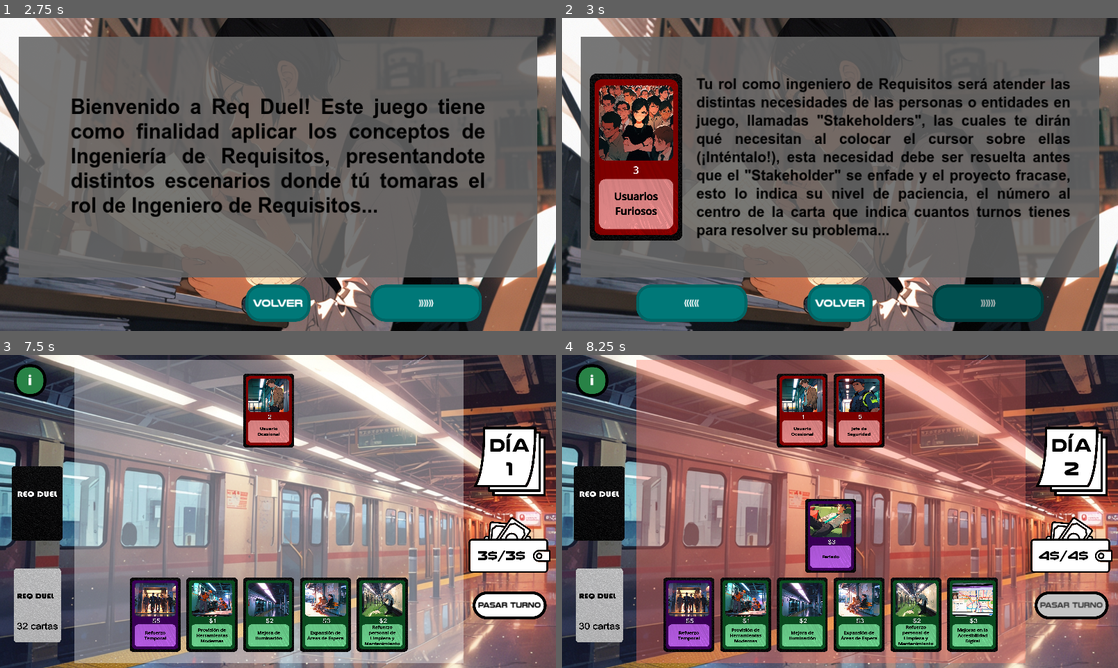
Above: before the commit, frames 1-4 (two rows, left to right).
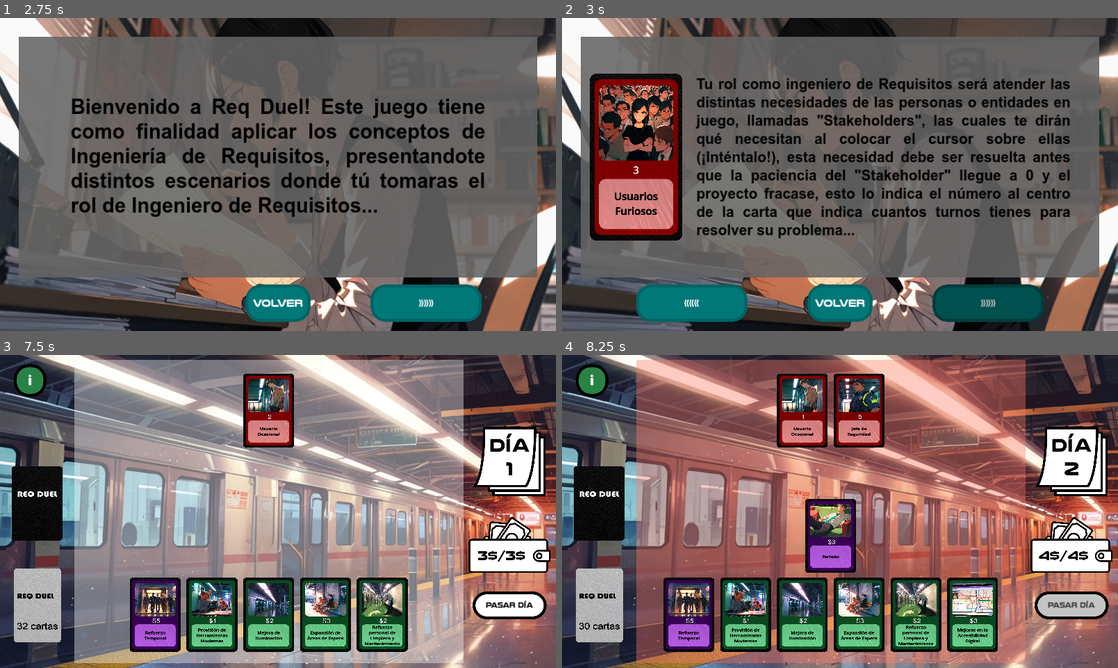
Above: after the commit, the same moments.

Repository: Shamorrito/ProyectoTitulo
Game: Godot game, scene res://Scenes/TitleScreen/SC_TitleScreen.tscn
Same seed, same stepped clock (60 frames per second), same inputs: the game is played once before the commit and once after it.
Inputs (mouse positions are in pixels of both pictures, inside the frame that each line leads up to):
- Up to frame 1 (2.75 s): click "¿Cómo Jugar?" at 0.5 s; click "Volver" at 1.25 s; click "¿Cómo Jugar?" at 2 s
- Up to frame 2 (3 s): click "»»»" at 2.75 s
- Up to frame 3 (7.5 s): click "«««" at 3.5 s; click "Volver" at 4.25 s; click "Ver Proyectos" at 5 s; click "Proyecto 1: Metro" at 5.75 s; click (278, 502) at 6.52 s; type "Alex" at 6.6 s; click "listo" at 7.25 s
- Up to frame 4 (8.25 s): click "Pasar Turno" (after the commit: "Pasar Día") at 8 s

Frame 1 is identical in both runs. In frame 2, 4.2% of the frame differs, in the area x 24-92%, y 48-71%; in frame 3, 0.2%; in frame 4, 0.2%.

Commit message:
Update 13_11

Diff:
--- a/ReqDuel_v1.21/Scenes/MetroLevel/SC_MetroLevel.tscn
+++ b/ReqDuel_v1.21/Scenes/MetroLevel/SC_MetroLevel.tscn
@@ -56,7 +56,7 @@
 
 [node name="Overlay" type="ColorRect" parent="."]
 visible = false
-z_index = 99
+z_index = 9
 offset_right = 1920.0
 offset_bottom = 1088.0
 color = Color(0, 0, 0, 0.752941)
--- a/ReqDuel_v1.21/Scenes/MetroLevel/Scrpt_MetroLevel.gd
+++ b/ReqDuel_v1.21/Scenes/MetroLevel/Scrpt_MetroLevel.gd
@@ -25,6 +25,13 @@
 	for i in range(5):
 		dealCard()
 	chooseEnemy()
+
+#func _process(_delta):
+	#for card in get_tree().get_nodes_in_group("cards"):
+			#if card.cost == 1:
+				#$Tablero.modulate = Color(1, 0.478, 0.41, 0.384)
+			#else:
+				#$Tablero.modulate = Color(1, 1, 1, 0.384)
 
 
 func dealCard(): #robar carta nueva
@@ -81,11 +88,9 @@
 	$Tablero.modulate = Color(1, 1, 1, 0.384)
 	# Revisa todas las cartas generadas y verifica su tipo
 	if $UI.day <= 10:
-		var CartaUrgente = false
 		for card in get_tree().get_nodes_in_group("cards"):
 			if card.cost == 2:
 				$Tablero.modulate = Color(1, 0.478, 0.41, 0.384)
-				CartaUrgente = true
 			if card.cost == 1 && card.M09_act != true:
 				#para Debug, comentar cambiando get_tree()+break, por pass
 				#pass
@@ -186,6 +191,15 @@
 		for cartas in get_tree().get_nodes_in_group("solution_cards"):
 			cartas.get_node("CardSprite/Outline").visible = false
 
+		if (card) != null && (card.type) == "Mitigacion":
+			if card.ID in ["M03","M06"]:
+				$Mensaje.text = "Seleccione una carta de solución"
+				$Mensaje.visible = true
+
+			elif card.ID not in ["M02","M05","M08","M09","M10","M12","M13","M03","M06"]:
+				$Mensaje.text = "Seleccione una carta de StakeHolder"
+				$Mensaje.visible = true
+
 		if card.ID in ["M02","M05","M08","M09","M10","M12","M13"]:
 			if  $UI.budgetCurrent >= card.cost:
 				$UI.budgetCurrent = $UI.budgetCurrent - card.cost
@@ -207,9 +221,11 @@
 				$Mensaje.visible = true
 				await get_tree().create_timer(3).timeout  # Espera 2 segundos
 				$Mensaje.visible = false  # Esto hará que el Label sea invisible
+				selectedCard= null
 
 		elif (card.type) == "Solucion" && (selectedCard) != null && selectedCard.ID in ["M03","M06"]:
 			if  $UI.budgetCurrent >= selectedCard.cost:
+				$Mensaje.visible = false  # Esto hará que el Label sea invisible
 				$UI.budgetCurrent = $UI.budgetCurrent - selectedCard.cost
 				St_EffectsHandler.executeEffect(selectedCard,card)
 				$Mitigacion.play()
@@ -228,6 +244,7 @@
 				$Mensaje.visible = true
 				await get_tree().create_timer(3).timeout  # Espera 2 segundos
 				$Mensaje.visible = false  # Esto hará que el Label sea invisible
+				selectedCard= null
 
 		elif (card.type) == "Solucion" or (card.type) == "Mitigacion":
 			card.get_node("CardSprite/Outline").visible = true
@@ -235,9 +252,12 @@
 
 		elif (card.type) == "Stakeholder":
 			cartaAtacada = card
+			$Mensaje.visible = false  # Esto hará que el Label sea invisible
+			print("acaaa")
 			if (selectedCard) != null && $UI.budgetCurrent >= selectedCard.cost && selectedCard.ID not in ["M03","M06"]:
 				$UI.budgetCurrent = $UI.budgetCurrent - selectedCard.cost
 				if (selectedCard.type) == "Mitigacion":
+
 					St_EffectsHandler.executeEffect(selectedCard,card)
 					$Mitigacion.play()
 					St_GlobalSignals.Puntaje["Puntos"]["mitigaciones"] += 1
@@ -255,12 +275,15 @@
 						if cartas.placing == "graveyard":
 							cartas.en_graveyard()
 					Attack(selectedCard,cartaAtacada)
+			elif (selectedCard) != null && $UI.budgetCurrent <= selectedCard.cost:
+				$Mensaje.text = "No hay presupuesto suficiente"
+				$Mensaje.visible = true
+				await get_tree().create_timer(3).timeout  # Espera 2 segundos
+				$Mensaje.visible = false  # Esto hará que el Label sea invisible
+				print("sakfhasf")
+				selectedCard= null
 			else:
-				$Mensaje.text = "No hay presupuesto suficiente"
-				$Mensaje.visible = true
-				await get_tree().create_timer(3).timeout  # Espera 2 segundos
-				$Mensaje.visible = false  # Esto hará que el Label sea invisible
-
+				selectedCard = null
 
 func _on_click_capture_input_event(viewport, event, shape_idx):
 	if event is InputEventMouseButton and event.button_index == MOUSE_BUTTON_LEFT and event.pressed:
--- a/ReqDuel_v1.21/Scenes/PantallaAyuda/SC_Ayuda.tscn
+++ b/ReqDuel_v1.21/Scenes/PantallaAyuda/SC_Ayuda.tscn
@@ -235,7 +235,7 @@
 theme_override_fonts/font = ExtResource("3_iykjd")
 theme_override_font_sizes/font_size = 50
 theme_override_styles/normal = SubResource("StyleBoxFlat_ik0w5")
-text = "Tu rol como ingeniero de Requisitos será atender las …(173 unchanged characters)… a necesidad debe ser resuelta antes que el \"Stakeholder\" se enfade y el proyecto fracase, esto lo indica su nivel de paciencia, el número al centro de la carta que indica cuantos turnos tienes para resolver su problema..."
+text = "Tu rol como ingeniero de Requisitos será atender las …(173 unchanged characters)… a necesidad debe ser resuelta antes que la paciencia del \"Stakeholder\" llegue a 0 y el proyecto fracase, esto lo indica el número al centro de la carta que indica cuantos turnos tienes para resolver su problema..."
 horizontal_alignment = 3
 vertical_alignment = 1
 autowrap_mode = 3
@@ -291,7 +291,7 @@
 offset_bottom = 960.0
 theme_override_font_sizes/font_size = 120
 theme_override_styles/normal = SubResource("StyleBoxFlat_akwga")
-text = "¡Resuleve nuestro problema, y pronto!"
+text = "¡Resuelve nuestro problema, y pronto!"
 horizontal_alignment = 1
 autowrap_mode = 2
 
@@ -305,7 +305,7 @@
 theme_override_fonts/font = ExtResource("3_iykjd")
 theme_override_font_sizes/font_size = 50
 theme_override_styles/normal = SubResource("StyleBoxFlat_64827")
-text = "¡Pero cuidado!, ya que algunas soluciones solo resuelven de forma parcial su problema, por lo tanto deberás darle mas soluciones para satisfacerlo, o el \"Stakeholder\" …(110 unchanged characters)…
+text = "Selecciona una carta de Solución de tu mano y luego al Stakeholder al que quieras solucionar su problema, ¡Pero cuidado!, ya que algunas soluciones solo resuelven de forma parcial su problema, por lo tanto deberás darle una solucion adicional para satisfacerlo, o el \"Stakeholder\" …(110 unchanged characters)…
 horizontal_alignment = 3
 vertical_alignment = 1
 autowrap_mode = 3
@@ -361,7 +361,7 @@
 offset_bottom = 960.0
 theme_override_font_sizes/font_size = 120
 theme_override_styles/normal = SubResource("StyleBoxFlat_akwga")
-text = "¡Resuleve nuestro problema, y pronto!"
+text = "¡Resuelve nuestro problema, y pronto!"
 horizontal_alignment = 1
 autowrap_mode = 2
 
@@ -375,7 +375,7 @@
 theme_override_fonts/font = ExtResource("3_iykjd")
 theme_override_font_sizes/font_size = 50
 theme_override_styles/normal = SubResource("StyleBoxFlat_sgtlh")
-text = "Este es tu calendario, indica el día (o turno) en el que te encuentres, cada vez que pase un turno, además de reducir la paciencia de los \"Stakeholder\" en juego, el calendario avanza, tu meta es llegar al día 10 con la mayor cantidad de \"Stakeholders\" satisfechos"
+text = "Este es tu calendario, indica el día (o turno) en el que te encuentres, cada vez que pase un turno y el calendario avance, puede que aparezcan mas \"Stakeholders\" además de reducir la paciencia de los \"Stakeholder\" en juego, tu meta es llegar al día 10 con la mayor cantidad de \"Stakeholders\" satisfechos."
 horizontal_alignment = 3
 vertical_alignment = 1
 autowrap_mode = 3
--- a/ReqDuel_v1.21/Scenes/UI/SC_UI.tscn
+++ b/ReqDuel_v1.21/Scenes/UI/SC_UI.tscn
@@ -111,6 +111,6 @@
 theme_override_styles/hover = SubResource("StyleBoxFlat_3pf6t")
 theme_override_styles/pressed = SubResource("StyleBoxFlat_3hu5d")
 theme_override_styles/focus = SubResource("StyleBoxEmpty_4k2ij")
-text = "Pasar Turno"
+text = "Pasar Día"
 
 [connection signal="pressed" from="BtnPassTurn" to="." method="_on_btn_pass_turn_pressed"]
--- a/ReqDuel_v1.21/Singletons/Global_Signals.gd
+++ b/ReqDuel_v1.21/Singletons/Global_Signals.gd
@@ -102,19 +102,19 @@
 	"A22": {"cardImage": "res://Assets/IMG/Respuesta/A22.png", "cardName": "Expansión de Áreas de Espera", "cost": 3, "type": "Solucion", "description": "Amplía y mejora las áreas de espera en las estaciones"},
 	"A23": {"cardImage": "res://Assets/IMG/Respuesta/A23.png", "cardName": "Programas de Incentivos para Usuarios Frecuentes", "cost": 3, "type": "Solucion", "description": "Introduce programas de incentivos y recompensas para usuarios frecuentes, como descuentos y beneficios exclusivos"},
 	"A24": {"cardImage": "res://Assets/IMG/Respuesta/A24.png", "cardName": "Mejoras en la Accesibilidad Digital", "cost": 3, "type": "Solucion", "description": "Mejora la accesibilidad de la página web y la aplicación móvil del metro"},
-	"M01": {"cardImage": "res://Assets/IMG/Mitigacion/M01.png", "cardName": "Extension de Plazo", "cost": 4, "type": "Mitigacion", "description": "Devuelve una carta de Stakeholder a su mazo"},
+	"M01": {"cardImage": "res://Assets/IMG/Mitigacion/M01.png", "cardName": "Extension de Plazo", "cost": 5, "type": "Mitigacion", "description": "Devuelve una carta de Stakeholder a su mazo"},
 	"M02": {"cardImage": "res://Assets/IMG/Mitigacion/M02.png", "cardName": "Subsidio", "cost": 3, "type": "Mitigacion", "description": "Roba dos cartas"},
-	"M03": {"cardImage": "res://Assets/IMG/Mitigacion/M03.png", "cardName": "Reestructuración", "cost": 1, "type": "Mitigacion", "description": "Descarta una carta de solución, roba una carta"},
-	"M04": {"cardImage": "res://Assets/IMG/Mitigacion/M04.png", "cardName": "Feriado", "cost": 3, "type": "Mitigacion", "description": "Aumenta la paciencia de un stakeholder por 2 turnos."},
-	"M05": {"cardImage": "res://Assets/IMG/Mitigacion/M05.png", "cardName": "Préstamo", "cost": 0, "type": "Mitigacion", "description": "Agrega $2 de presupuesto para usar durante el turno"},
+	"M03": {"cardImage": "res://Assets/IMG/Mitigacion/M03.png", "cardName": "Reestructuración", "cost": 1, "type": "Mitigacion", "description": "Descarta una carta de solución a elección, y luego roba una carta"},
+	"M04": {"cardImage": "res://Assets/IMG/Mitigacion/M04.png", "cardName": "Feriado", "cost": 3, "type": "Mitigacion", "description": "Aumenta la paciencia de un stakeholder por 2 dias."},
+	"M05": {"cardImage": "res://Assets/IMG/Mitigacion/M05.png", "cardName": "Préstamo", "cost": 0, "type": "Mitigacion", "description": "Agrega $2 de presupuesto para usar durante el dia"},
 	"M06": {"cardImage": "res://Assets/IMG/Mitigacion/M06.png", "cardName": "Bono", "cost": 0, "type": "Mitigacion", "description": "Reduce el costo de una solución en $1."},
 	"M07": {"cardImage": "res://Assets/IMG/Mitigacion/M07.png", "cardName": "Posponer", "cost": 1, "type": "Mitigacion", "description": "Aumenta la paciencia de un Stakeholder en 1 punto."},
 	"M08": {"cardImage": "res://Assets/IMG/Mitigacion/M08.png", "cardName": "Capacitación Rápida", "cost": 4, "type": "Mitigacion", "description": "Aumenta la paciencia de todos los Stakeholders activos en 1 punto."},
-	"M09": {"cardImage": "res://Assets/IMG/Mitigacion/M09.png", "cardName": "Refuerzo Temporal", "cost": 5, "type": "Mitigacion", "description": "Añade un turno adicional antes de quese reduzca la paciencia de todos los Stakeholders actuales."},
+	"M09": {"cardImage": "res://Assets/IMG/Mitigacion/M09.png", "cardName": "Refuerzo Temporal", "cost": 5, "type": "Mitigacion", "description": "Por hoy, ningun stakeholder vera reducida su paciencia al pasar de dia."},
 	"M10": {"cardImage": "res://Assets/IMG/Mitigacion/M10.png", "cardName": "Fondos Extraordinarios", "cost": 3, "type": "Mitigacion", "description": "Aumenta el presupuesto disponible para el siguiente turno en $3."},
 	"M11": {"cardImage": "res://Assets/IMG/Mitigacion/M11.png", "cardName": "Iniciativa de Comunidad", "cost": 2, "type": "Mitigacion", "description": "Satisface parcialmente un stakeholder a elección."},
-	"M12": {"cardImage": "res://Assets/IMG/Mitigacion/M12.png", "cardName": "Segunda Opcion", "cost": 5, "type": "Mitigacion", "description": "Saca 3 cartas de solución, 1 de las cartas es una solución inmediata a un stakeholder en juego."},
-	"M13": {"cardImage": "res://Assets/IMG/Mitigacion/M13.png", "cardName": "Cotización", "cost": 3, "type": "Mitigacion", "description": "Reduce el costo de todas las soluciones durante este turno en $1."}
+	"M12": {"cardImage": "res://Assets/IMG/Mitigacion/M12.png", "cardName": "Segunda Opcion", "cost": 4, "type": "Mitigacion", "description": "Saca 3 cartas, agrega 1 a tu mano y las demás se descartan."},
+	"M13": {"cardImage": "res://Assets/IMG/Mitigacion/M13.png", "cardName": "Cotización", "cost": 3, "type": "Mitigacion", "description": "Reduce el costo de todas las soluciones durante este dia en $1."}
 }
 var enemy_card_data = {
 	"Q01": {
Not shown, changed: ReqDuel.exe
